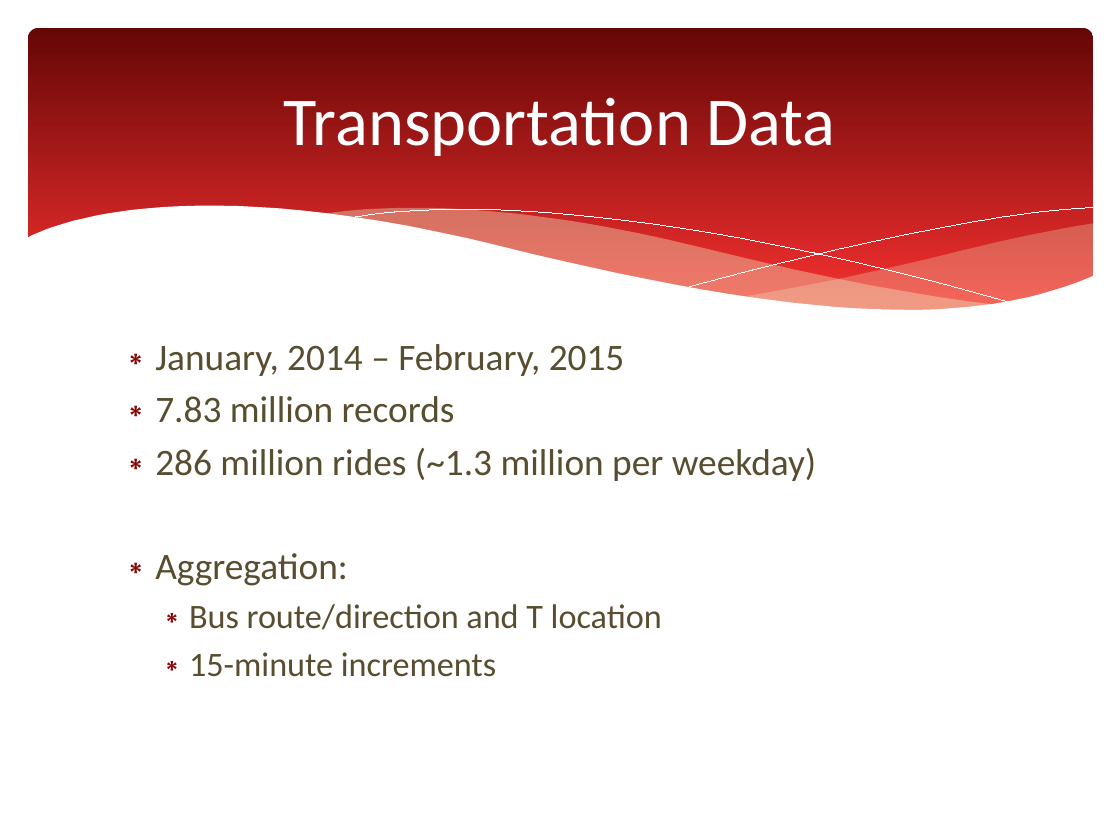
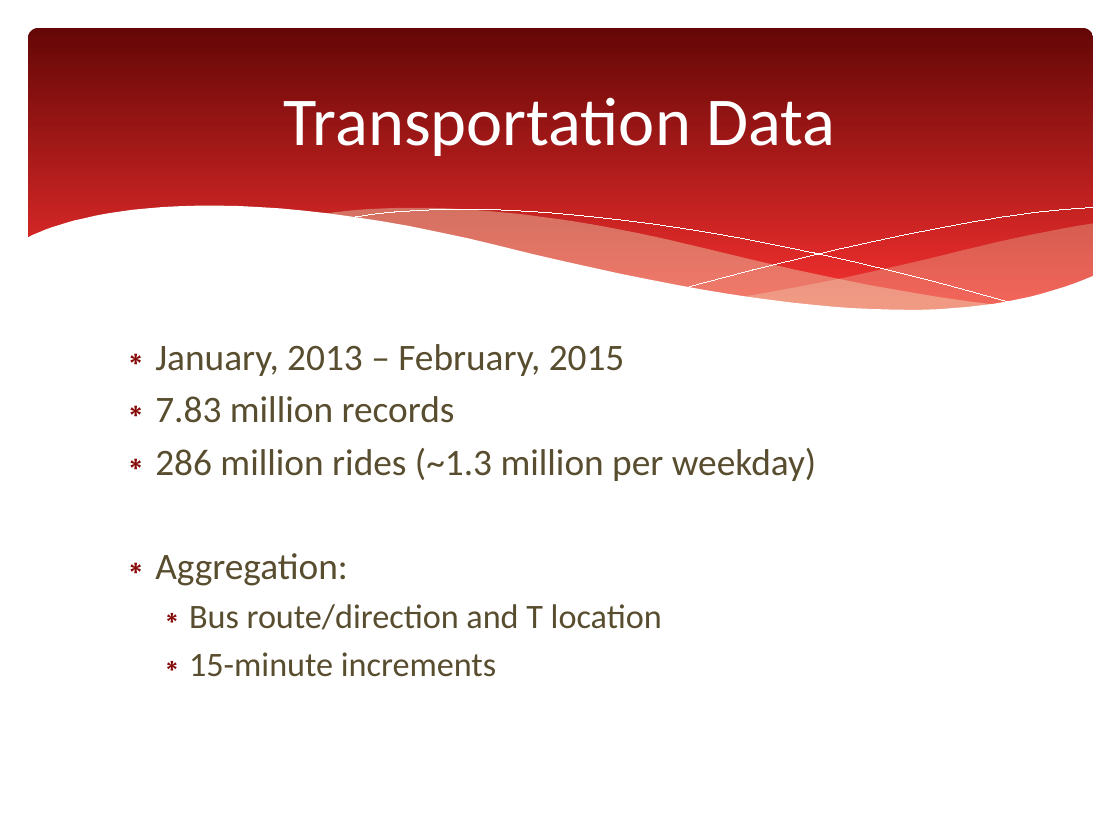
Before and after one commit to azampagl/harvard-capstone, a slide deck: slide 5 of docs/presentations/executive/mbta-capstone_executive.pptx. Drawn at 1120x840 pixels with LibreOffice and Linux fonts; fonts in the diff are those of the drawing. Boxes give left, top, right and bottom in pixels: in the first picture for what was removed or moved away, otherwise in the second. Text is boxed around its words. In the diff, an @@ line names an element or a change of style, - is before the commit and + after.

Commit message:
updated presentation.

```diff
--- a/docs/presentations/executive/mbta-capstone_executive.pptx
+++ b/docs/presentations/executive/mbta-capstone_executive.pptx
@@ text at [155,344,625,376]: text changed @@
-∗ January, 2014 – February, 2015
+∗ January, 2013 – February, 2015
```
Also in this commit, not shown: 1 slide removed.
